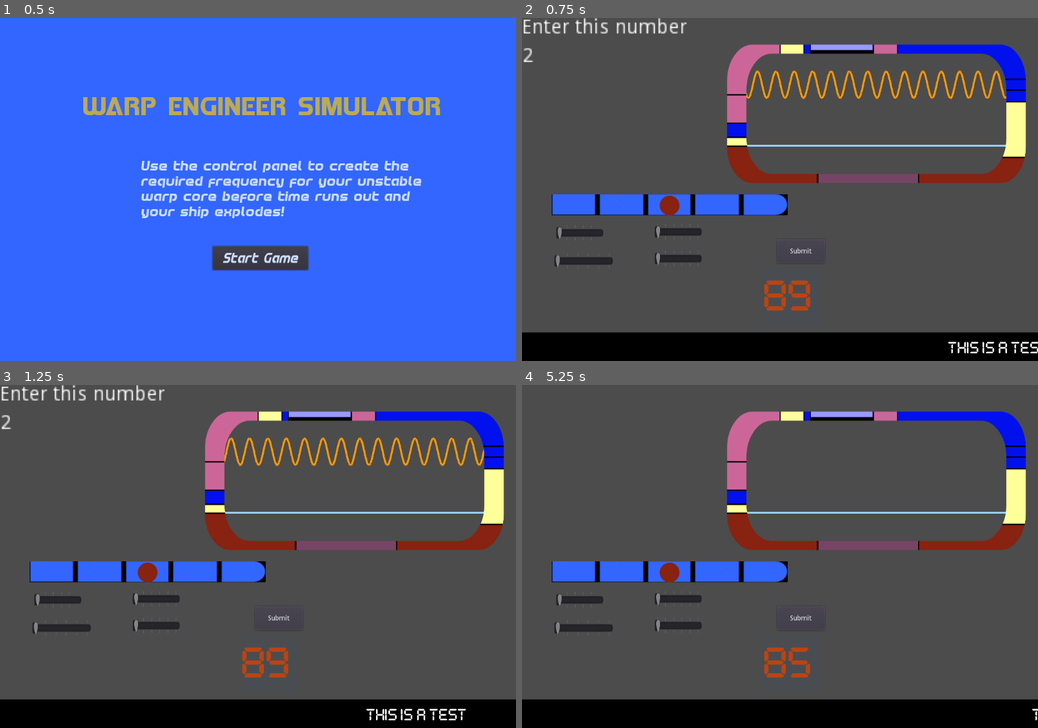
Above: before the commit, frames 1-4 (two rows, left to right).
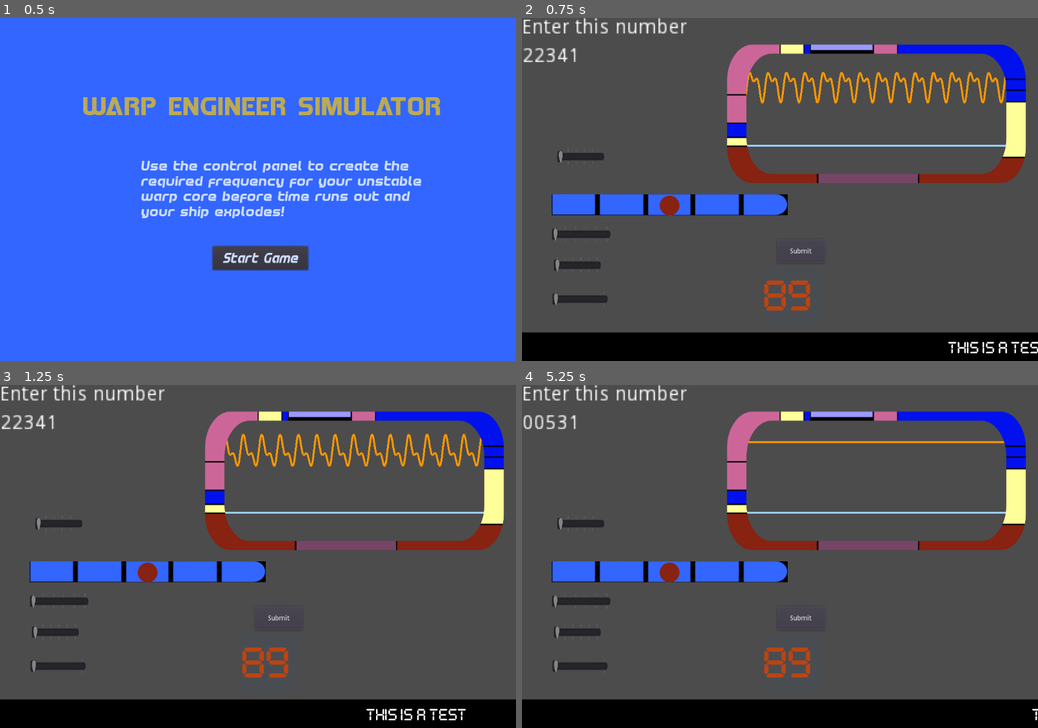
Above: after the commit, the same moments.

Repository: squiggle-at-squiggle/LDJam49
Game: Godot game, scene res://Scenes/Main.tscn
Two runs of this game, one before a commit and one after it. Both use one fixed random seed, a clock stepped at 60 frames per second and the inputs below.
Inputs:
- Up to frame 1 (0.5 s): no input
- Up to frame 2 (0.75 s): click "Submit" at 0.5 s
- Up to frame 3 (1.25 s): no input
- Up to frame 4 (5.25 s): click "Submit" at 1.25 s; click "Submit" at 2 s; tap Enter at 2.75, 4.25 s; tap Space at 3.5 s; click "Start Game" at 5 s

Frame 1 is identical in both runs. In frame 2, 3.4% of the frame differs, in the area x 2-94%, y 8-84%; in frame 3, 3.4%; in frame 4, 2.3%.
Error before the commit: Attempt to call function 'queue_free' in base 'previously freed instance' on a null instance. (res://Code/Main.gd:50)

Commit message:
Rebalance sliders (#34)
* fixing draw step 1

* verifies win/loss on all sliders

* fixing lose/win bug

Diff:
--- a/Code/ControlPanel.gd
+++ b/Code/ControlPanel.gd
@@ -25,6 +25,8 @@
 	submission3 = $Control/SliderThree/HSlider.value
 	submission4 = $Control/SliderFour/HSlider.value
 	submission5 = $Control/SliderFive/HSlider.value
+	if submission5 == 0:
+		submission5 = -1
 	emit_signal("submitted")
 
 
--- a/Code/EngineGraph.gd
+++ b/Code/EngineGraph.gd
@@ -71,9 +71,10 @@
 		prev_pixel_y = pixel_y
 
 func draw_from_puzzle( value1, value2, value3, value4, value5 ):
+	if value5 == 0:
+		value5 = -1
 	b = 2* value1
-	c = value2
+	c = value2 * value5
 	a = value3
-	d = value4
-	t = value5
+	d = 2 * value4
 	update()
--- a/Code/Main.gd
+++ b/Code/Main.gd
@@ -6,6 +6,10 @@
 var round_counter = 0
 var current_puzzle
 var solution1
+var solution2
+var solution3
+var solution4
+var solution5
 
 # Called when the node enters the scene tree for the first time.
 func _ready():
@@ -52,6 +56,10 @@
 	current_puzzle.generate_puzzle($ControlPanel/Control/SliderOne/HSlider.min_value,$ControlPanel/Control/SliderOne/HSlider.max_value)
 	add_child(current_puzzle)
 	solution1 = current_puzzle.solution
+	solution2 = current_puzzle.solution2
+	solution3 = current_puzzle.solution3
+	solution4 = current_puzzle.solution4
+	solution5 = current_puzzle.solution5
 	$Countdown.set_timer(90)
 	round_counter += 1
 	# destroy current_puzzle
@@ -59,10 +67,20 @@
 	# increment round_counter
 
 
+func verify_solution():
+	if int($ControlPanel.submission) == solution1 and int($ControlPanel.submission2) == solution2 and int($ControlPanel.submission3) == solution3 and int($ControlPanel.submission4) == solution4 and int($ControlPanel.submission5) == solution5:
+		return true
+	else:
+		return false
+
+
+
 func CheckSubmission():
-	if int($ControlPanel.submission) == solution1 and total_rounds == round_counter:
+	if verify_solution() and total_rounds == round_counter:
 		WinGame()
-	elif int($ControlPanel.submission) == solution1:
+		round_counter=0
+	elif verify_solution():
 		new_round()
 	else:
 		LoseGame()
+		round_counter=0
--- a/Code/Puzzle.gd
+++ b/Code/Puzzle.gd
@@ -19,9 +19,10 @@
 	solution2 = randi() % (int(slider_max) + 1) + int(slider_min)
 	solution3 = randi() % (int(slider_max) + 1) + int(slider_min)
 	solution4 = randi() % (int(slider_max) + 1) + int(slider_min)
-	solution5 = randi() % (int(slider_max) + 1) + int(slider_min)
+	var truthy = [1,-1]
+	solution5 = truthy[randi() % 2]
 	$EngineGraph.draw_from_puzzle(solution,solution2,solution3,solution4,solution5)
-	$Solution.text = str(solution)
+	$Solution.text = str(solution, solution2, solution3, solution4, solution5)
 
 # Called every frame. 'delta' is the elapsed time since the previous frame.
 #func _process(delta):
--- a/Scenes/ControlPanel.tscn
+++ b/Scenes/ControlPanel.tscn
@@ -50,10 +50,10 @@
 }
 
 [node name="SliderOne" parent="Control" instance=ExtResource( 2 )]
-margin_left = 71.818
-margin_top = 432.124
-margin_right = -883.182
-margin_bottom = -234.876
+margin_left = 73.818
+margin_top = 271.624
+margin_right = -881.182
+margin_bottom = -395.376
 
 [node name="PlayerScreen" parent="Control" instance=ExtResource( 4 )]
 position = Vector2( 443, 225 )
@@ -66,22 +66,22 @@
 margin_bottom = -307.5
 
 [node name="SliderThree" parent="Control" instance=ExtResource( 7 )]
-margin_left = 68.0
-margin_top = 491.0
-margin_right = -887.0
-margin_bottom = -176.0
+margin_left = 62.5
+margin_top = 434.5
+margin_right = -892.5
+margin_bottom = -232.5
 
 [node name="SliderFour" parent="Control" instance=ExtResource( 8 )]
-margin_left = 278.0
-margin_top = 486.0
-margin_right = -673.0
-margin_bottom = -178.0
+margin_left = 67.0
+margin_top = 500.0
+margin_right = -884.0
+margin_bottom = -164.0
 
 [node name="SliderFive" parent="Control" instance=ExtResource( 9 )]
-margin_left = 277.5
-margin_top = 429.5
-margin_right = -677.5
-margin_bottom = -237.5
+margin_left = 64.5
+margin_top = 571.0
+margin_right = -890.5
+margin_bottom = -95.9999
 
 [node name="Sprite" type="Sprite" parent="."]
 position = Vector2( 461, 130.2 )
--- a/Scenes/SliderFive.tscn
+++ b/Scenes/SliderFive.tscn
@@ -5,4 +5,10 @@
 [node name="SliderFive" instance=ExtResource( 1 )]
 
 [node name="HSlider" parent="." index="0"]
+anchor_left = -0.00565698
+anchor_right = -0.00565698
+margin_left = -0.292877
+margin_right = 117.707
+max_value = 1.0
+tick_count = 2
 ticks_on_borders = true
